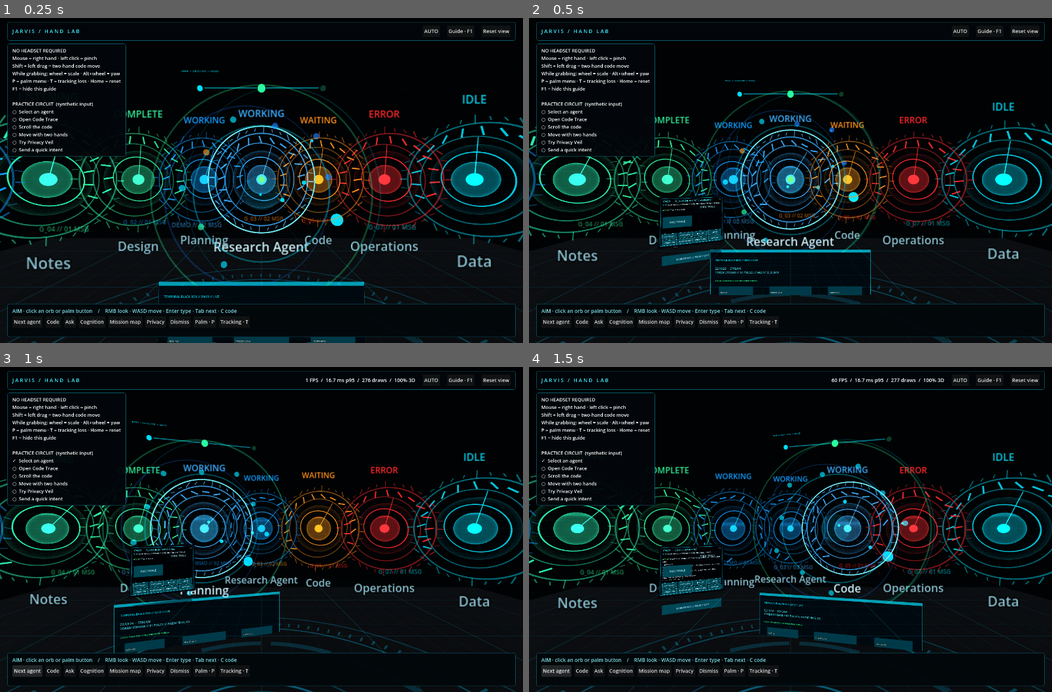
Above: before the commit, frames 1-4 (two rows, left to right).
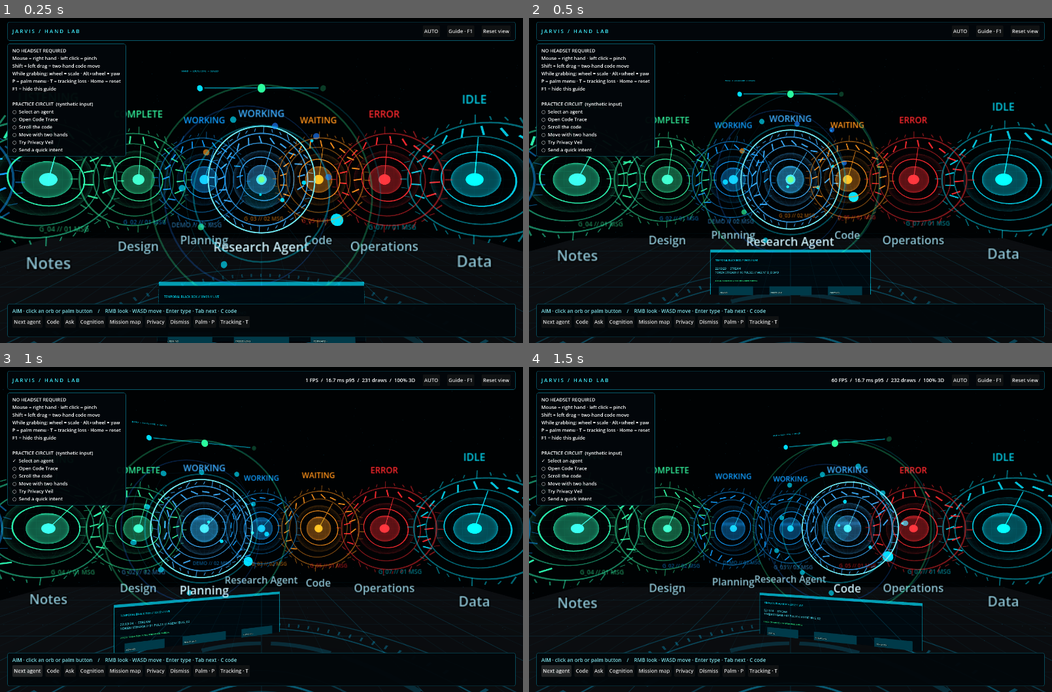
Above: after the commit, the same moments.

Repository: boarrr/JarvisXR
Game: Godot game, scene res://scenes/app/main.tscn
The game is run twice, just before and just after one commit, with the same random seed, the same clock (stepped at 60 frames per second) and the same inputs.
Inputs:
- Up to frame 1 (0.25 s): no input
- Up to frame 2 (0.5 s): no input
- Up to frame 3 (1 s): click "Next agent" at 0.5 s
- Up to frame 4 (1.5 s): click "Next agent" at 1.25 s

Frame 1 is identical in both runs. In frame 2, 1.3% of the frame differs, in the area x 24-38%, y 54-77%; in frame 3, 1.1%; in frame 4, 1.3%, in the area x 24-71%, y 3-77%.

Commit message:
Park the palm console in front of the user instead of tracking the hand, enlarge it, and add a left-finger pinch summon

Diff:
--- a/client-godot/scenes/hud/palm_console.gd
+++ b/client-godot/scenes/hud/palm_console.gd
@@ -17,8 +17,8 @@
 const PAGE_TITLES := ["CHAT", "CODE", "SYSTEM"]
 
 const SCREEN_CENTER := Vector2(0.0, 0.0)
-const SCREEN_SIZE := Vector2(0.48, 0.38)
-const VIEWPORT_SIZE := Vector2i(600, 480)
+const SCREEN_SIZE := Vector2(0.56, 0.42)
+const VIEWPORT_SIZE := Vector2i(640, 480)
 const BUTTON_HEIGHT_PX := 62.0
 const HEADER_HEIGHT_PX := 52.0
 const FOOTER_ROWS := 2
@@ -47,13 +47,19 @@
 @export var user_rig_path: NodePath = ^"../UserRig"
 @export_range(0.01, 0.35, 0.01) var palm_offset_metres: float = 0.20
 @export_range(0.05, 1.0, 0.05) var pose_smoothing: float = 0.38
-@export_range(0.3, 1.0, 0.01) var console_scale: float = 0.66
+@export_range(0.3, 1.0, 0.01) var console_scale: float = 0.8
 @export_range(0.15, 0.8, 0.01) var min_display_distance: float = 0.25
 @export_range(0.3, 1.2, 0.01) var max_display_distance: float = 0.7
 @export_range(0.0, 0.4, 0.01) var below_eye_minimum: float = 0.05
 @export_range(0.5, 1.0, 0.01) var gaze_threshold: float = 0.86
 @export_range(0.0, 1.5, 0.05) var show_delay_seconds: float = 0.3
-@export_range(0.0, 1.5, 0.05) var hide_grace_seconds: float = 0.5
+# Once summoned the panel parks in front of the user instead of following the
+# hand, so a single (right) hand can operate it without close-range tracking.
+@export_range(0.3, 1.2, 0.01) var parked_distance: float = 0.62
+@export_range(-0.6, 0.6, 0.01) var parked_side_offset: float = -0.14
+@export_range(0.0, 0.8, 0.01) var parked_drop: float = 0.30
+@export_range(0.0, 1.0, 0.05) var parked_keep_gaze: float = 0.35
+@export_range(0.5, 10.0, 0.5) var parked_ignore_seconds: float = 2.5
 
 @onready var _status_label: Label3D = $StatusLabel
 @onready var _provider_label: Label3D = $ProviderLabel
@@ -72,7 +78,7 @@
 var _buttons: Dictionary = {}
 var _dynamic_targets: Array[Area3D] = []
 var _system_targets: Array[Area3D] = []
-var _hide_grace := 0.0
+var _panel_ignored := 0.0
 var _page := PAGE_CHAT
 var _chat_offset := 0
 var _code_offset := 0
@@ -109,10 +115,7 @@
 		or _user_rig == null
 		or AppState.privacy_veil_active
 	):
-		_hide_panel()
-		return
-	var sample := _hand_source.get_latest_hand_sample("left")
-	if sample.is_empty():
+		_dwell = 0.0
 		_hide_panel()
 		return
 	if _camera == null:
@@ -122,60 +125,83 @@
 		return
 
 	var camera_position := _camera.global_position
-	var palm_transform := sample.get("palm_transform", Transform3D.IDENTITY) as Transform3D
-	var anchor := palm_transform.origin + Vector3.UP * palm_offset_metres
-	var offset := anchor - camera_position
-	var distance := offset.length()
-	if distance < 0.001:
-		offset = -_camera.global_transform.basis.z
-		distance = 1.0
-	var outward := offset / distance
-
-	var conditions_met := true
-	if AppState.ui_mode != "hand_lab":
-		# Gaze gate: the panel appears when the user actually looks down at the
-		# open palm, not merely because the hand is low and near the body.
-		var camera_forward := -_camera.global_transform.basis.z.normalized()
+	var camera_forward := -_camera.global_transform.basis.z
+	camera_forward.y = 0.0
+	if camera_forward.length_squared() < 0.0001:
+		camera_forward = Vector3.FORWARD
+	camera_forward = camera_forward.normalized()
+
+	if not visible:
+		# Summon only: glance at the open left palm to bring the console up.
+		var sample := _hand_source.get_latest_hand_sample("left")
+		if sample.is_empty():
+			_dwell = 0.0
+			return
+		var palm_transform := sample.get("palm_transform", Transform3D.IDENTITY) as Transform3D
+		var anchor := palm_transform.origin + Vector3.UP * palm_offset_metres
+		var to_anchor := anchor - camera_position
+		var distance := to_anchor.length()
+		if distance < 0.001:
+			return
+		var outward := to_anchor / distance
 		var gaze := outward.dot(camera_forward)
 		var below_eye := camera_position.y - anchor.y >= below_eye_minimum
-		conditions_met = (
+		var looking_at_palm := gaze >= gaze_threshold
+		# Pinching the left fingers is a deliberate summon that works even when
+		# hand tracking makes the gaze gate fussy.
+		var palm_pinch := _hand_source.is_hand_pinching("left")
+		var conditions_met := (
 			distance >= min_display_distance
 			and distance <= max_display_distance
 			and below_eye
-			and gaze >= gaze_threshold
+			and (looking_at_palm or palm_pinch)
 		)
-
-	if not conditions_met:
-		_dwell = 0.0
-		if visible:
-			# Hysteresis: a glance away must not flicker the panel out.
-			_hide_grace -= delta
-			if _hide_grace <= 0.0:
-				_hide_panel()
-		return
-
-	_hide_grace = hide_grace_seconds
-	_dwell += delta
-	if _dwell < show_delay_seconds:
-		_hide_panel()
-		return
-
-	# Sit just beyond the palm and never closer than a comfortable reading
-	# distance, so the panel is not projected between the hand and the eyes.
-	var target_position := camera_position + outward * (maxf(distance, 0.46) + 0.18)
-	if not visible:
-		global_position = target_position
-	else:
-		global_position = global_position.lerp(target_position, pose_smoothing)
-	look_at(camera_position, Vector3.UP, true)
-	if not visible:
+		if not conditions_met:
+			_dwell = 0.0
+			return
+		_dwell += delta
+		if _dwell < show_delay_seconds:
+			return
+		_park_panel(camera_position, camera_forward)
 		visible = true
 		if _viewport != null:
 			_viewport.render_target_update_mode = SubViewport.UPDATE_ONCE
+		_panel_ignored = 0.0
+		return
+
+	# Parked: hold position until closed or ignored for a while.
+	var to_panel := global_position - camera_position
+	var distance_to_panel := to_panel.length()
+	var panel_gaze := (
+		to_panel.normalized().dot(camera_forward) if distance_to_panel > 0.001 else 0.0
+	)
+	if panel_gaze >= parked_keep_gaze:
+		_panel_ignored = 0.0
+	else:
+		_panel_ignored += delta
+		if _panel_ignored >= parked_ignore_seconds:
+			_hide_panel()
+			return
 	_update_swipe()
 
 
+func _park_panel(camera_position: Vector3, camera_forward: Vector3) -> void:
+	var camera_right := _camera.global_transform.basis.x
+	camera_right.y = 0.0
+	if camera_right.length_squared() < 0.0001:
+		camera_right = Vector3.RIGHT
+	camera_right = camera_right.normalized()
+	global_position = (
+		camera_position
+		+ camera_forward * parked_distance
+		+ camera_right * parked_side_offset
+		+ Vector3.DOWN * parked_drop
+	)
+	look_at(camera_position, Vector3.UP, true)
+
+
 func _hide_panel() -> void:
+	_panel_ignored = 0.0
 	visible = false
 	if _viewport != null:
 		_viewport.render_target_update_mode = SubViewport.UPDATE_DISABLED
